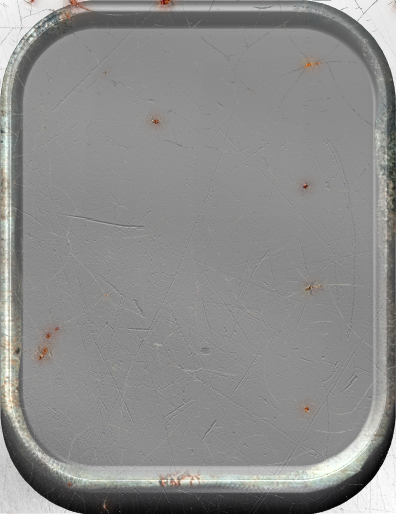
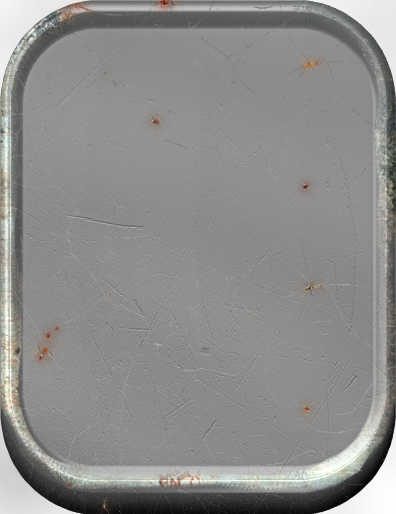
Layers edited between the first and the second w=396, h=514 image:
painted on "rust blur" over [7, 0, 396, 514]
painted on "rust" over [9, 0, 171, 468]
painted on "crackles" over [0, 0, 396, 514]
painted on "scratches dark" over [0, 0, 396, 513]
painted on "scrathces white" over [0, 0, 396, 514]
